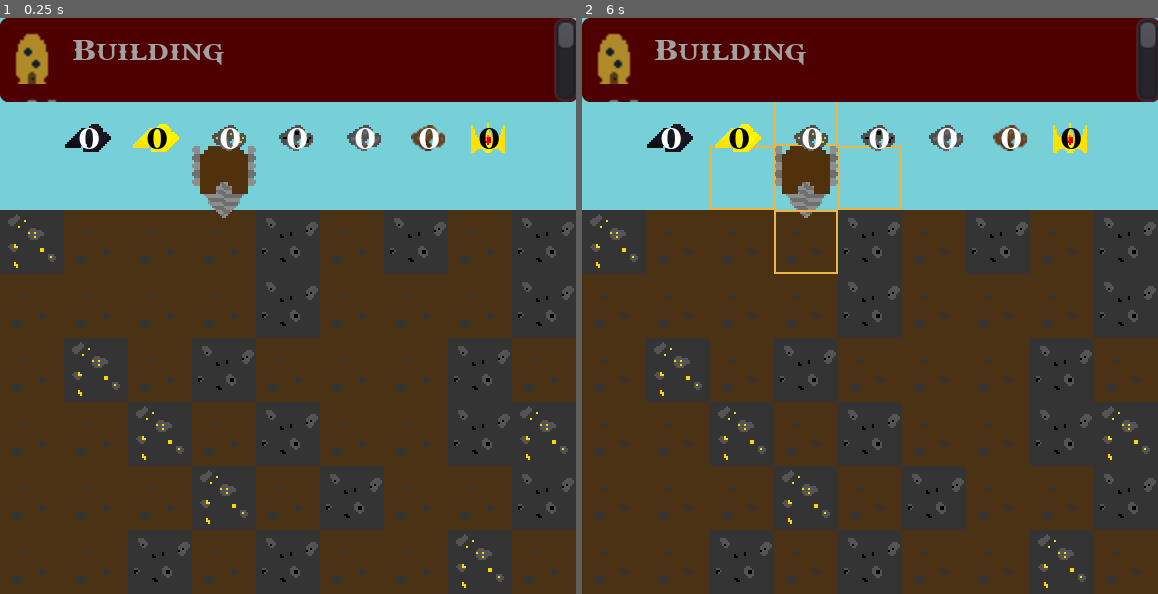
Above: before the commit, frames 1-2 (left to right).
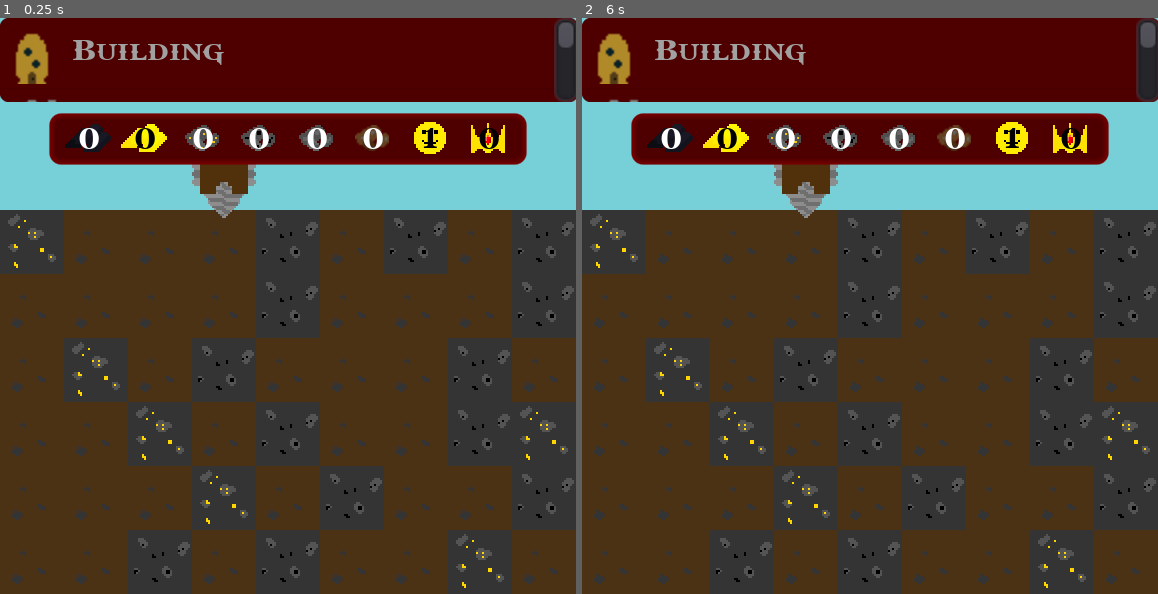
Above: after the commit, the same moments.

Repository: the-alex-g/LD48
Game: Godot game, scene res://Main/Main.tscn
Two runs of this game, one before a commit and one after it. Both use one fixed random seed, a clock stepped at 60 frames per second and the inputs below.
Inputs (mouse positions are in pixels of both pictures, inside the frame that each line leads up to):
- Up to frame 1 (0.25 s): no input
- Up to frame 2 (6 s): tap Enter at 0.5, 2, 3.5 s; move the mouse to (996, 277) at 0.52 s; click (996, 277) at 0.67 s; tap Space at 1.25, 2.75, 4.25 s; move the mouse to (754, 334) at 1.27 s; click (754, 334) at 1.42 s; move the mouse to (927, 179) at 2.02 s; click (927, 179) at 2.17 s; move the mouse to (841, 421) at 2.77 s; click (841, 421) at 2.92 s; move the mouse to (1042, 392) at 3.52 s; click (1042, 392) at 3.67 s; move the mouse to (697, 219) at 4.27 s; click (697, 219) at 4.42 s; move the mouse to (898, 306) at 5.02 s; click (898, 306) at 5.17 s; move the mouse to (783, 162) at 5.77 s; click (783, 162) at 5.92 s

The runs differ from the first frame. In frame 1, 6.9% of the frame differs, in the area x 8-92%, y 16-26%; in frame 2, 7.2%, in the area x 8-92%, y 14-45%.

Commit message:
Add better building destruction algorithims

Diff:
--- a/project/CreatableItems/itemList.tscn
+++ b/project/CreatableItems/itemList.tscn
@@ -8,6 +8,9 @@
 [ext_resource path="res://Art/City/City.png" type="Texture" id=6]
 [ext_resource path="res://Font.tres" type="DynamicFont" id=7]
 [ext_resource path="res://Art/Farm.png" type="Texture" id=8]
+
+[sub_resource type="StyleBoxFlat" id=5]
+bg_color = Color( 0.305882, 0, 0, 1 )
 
 [sub_resource type="StyleBoxFlat" id=1]
 bg_color = Color( 0.670588, 0, 0, 1 )
@@ -41,6 +44,7 @@
 anchor_right = 1.0
 margin_right = -150.0
 margin_bottom = 42.0
+custom_styles/cursor = SubResource( 5 )
 custom_styles/selected_focus = SubResource( 1 )
 custom_styles/bg_focus = SubResource( 2 )
 custom_styles/selected = SubResource( 3 )
--- a/project/Main/ResourceDisplay.gd
+++ b/project/Main/ResourceDisplay.gd
@@ -19,6 +19,7 @@
 onready var _stone_label := $Stone/StoneLabel
 onready var _dirt_label := $Dirt/DirtLabel
 onready var _crown_label := $Crowns/CrownLabel
+onready var _pop_label := $Pop/Poplabel
 
 
 func _process(_delta:float)->void:
@@ -29,3 +30,4 @@
 	_gold_ore_label.text = str(ResourceManager.gold_ore)
 	_stone_label.text = str(ResourceManager.stone)
 	_crown_label.text = str(ResourceManager.base_crowns)
+	_pop_label.text = str(ResourceManager.modifier)
--- a/project/Main/ResourceDisplay.tscn
+++ b/project/Main/ResourceDisplay.tscn
@@ -9,13 +9,40 @@
 [ext_resource path="res://Art/Icons/Stone.png" type="Texture" id=7]
 [ext_resource path="res://Art/Icons/Dirt.png" type="Texture" id=8]
 [ext_resource path="res://Art/Icons/Crown.png" type="Texture" id=9]
+[ext_resource path="res://Art/Icons/Pop.Tire.png" type="Texture" id=10]
+
+[sub_resource type="StyleBoxFlat" id=1]
+bg_color = Color( 0.305882, 0, 0, 1 )
+border_width_left = 3
+border_width_top = 3
+border_width_right = 3
+border_width_bottom = 3
+border_color = Color( 0.46, 0, 0, 1 )
+border_blend = true
+corner_radius_top_left = 5
+corner_radius_top_right = 5
+corner_radius_bottom_right = 5
+corner_radius_bottom_left = 5
 
 [node name="ResourceDisplay" type="Node2D"]
 script = ExtResource( 1 )
+
+[node name="Panel" type="Panel" parent="."]
+margin_left = 25.0
+margin_top = 48.0
+margin_right = 263.0
+margin_bottom = 73.0
+custom_styles/panel = SubResource( 1 )
+__meta__ = {
+"_edit_use_anchors_": false
+}
 
 [node name="IronIngots" type="Sprite" parent="."]
 position = Vector2( 44, 60 )
 texture = ExtResource( 3 )
+__meta__ = {
+"_edit_lock_": true
+}
 
 [node name="IronLabel" type="Label" parent="IronIngots"]
 margin_left = -5.0
@@ -32,8 +59,11 @@
 }
 
 [node name="GoldIngots" type="Sprite" parent="."]
-position = Vector2( 77.7999, 60 )
+position = Vector2( 72, 60 )
 texture = ExtResource( 4 )
+__meta__ = {
+"_edit_lock_": true
+}
 
 [node name="GoldLabel" type="Label" parent="GoldIngots"]
 margin_left = -5.0
@@ -51,8 +81,11 @@
 }
 
 [node name="GoldOre" type="Sprite" parent="."]
-position = Vector2( 114.6, 60 )
+position = Vector2( 101, 60 )
 texture = ExtResource( 5 )
+__meta__ = {
+"_edit_lock_": true
+}
 
 [node name="GoldOreLabel" type="Label" parent="GoldOre"]
 margin_left = -5.0
@@ -69,8 +102,11 @@
 }
 
 [node name="IronOre" type="Sprite" parent="."]
-position = Vector2( 148.102, 60 )
+position = Vector2( 129, 60 )
 texture = ExtResource( 6 )
+__meta__ = {
+"_edit_lock_": true
+}
 
 [node name="IronOreLabel" type="Label" parent="IronOre"]
 margin_left = -5.0
@@ -87,8 +123,11 @@
 }
 
 [node name="Stone" type="Sprite" parent="."]
-position = Vector2( 181.922, 60 )
+position = Vector2( 158, 60 )
 texture = ExtResource( 7 )
+__meta__ = {
+"_edit_lock_": true
+}
 
 [node name="StoneLabel" type="Label" parent="Stone"]
 margin_left = -5.0
@@ -105,8 +144,11 @@
 }
 
 [node name="Dirt" type="Sprite" parent="."]
-position = Vector2( 214.032, 60 )
+position = Vector2( 186, 60 )
 texture = ExtResource( 8 )
+__meta__ = {
+"_edit_lock_": true
+}
 
 [node name="DirtLabel" type="Label" parent="Dirt"]
 margin_left = -5.0
@@ -115,6 +157,28 @@
 margin_bottom = 9.0
 grow_horizontal = 2
 custom_fonts/font = ExtResource( 2 )
+text = "0"
+align = 1
+__meta__ = {
+"_edit_group_": true,
+"_edit_use_anchors_": false
+}
+
+[node name="Pop" type="Sprite" parent="."]
+position = Vector2( 215, 60 )
+texture = ExtResource( 10 )
+__meta__ = {
+"_edit_lock_": true
+}
+
+[node name="Poplabel" type="Label" parent="Pop"]
+margin_left = -5.0
+margin_top = -8.0
+margin_right = 6.0
+margin_bottom = 9.0
+grow_horizontal = 2
+custom_fonts/font = ExtResource( 2 )
+custom_colors/font_color = Color( 0, 0, 0, 1 )
 text = "0"
 align = 1
 __meta__ = {
@@ -125,6 +189,9 @@
 [node name="Crowns" type="Sprite" parent="."]
 position = Vector2( 244, 60 )
 texture = ExtResource( 9 )
+__meta__ = {
+"_edit_lock_": true
+}
 
 [node name="CrownLabel" type="Label" parent="Crowns"]
 margin_left = -5.0
--- a/project/Main/TileMap.gd
+++ b/project/Main/TileMap.gd
@@ -50,6 +50,10 @@
 const TILES_WORTH_CROWNS := {4:1, 5:2, 6:2, 3:1, 11:-1, 12:-1, 13:-1, 14:-1, 15:6, 16:6,}
 const GOLD_SMELTERS := [11, 12]
 const IRON_SMELTERS := [13, 14]
+const FARMS := [17, 18]
+const BUILDINGS := [3, 4]
+const CITY := [16, 15]
+const CELLS_ABOVE_TO_CHECK := [Vector2.UP, Vector2.LEFT+Vector2.UP]
 # 0: dirt tile 1: empty underground tile 2: breaking dirt tile
 # exported variables
 
@@ -107,13 +111,33 @@
 	# blank out the cell
 	set_cellv(tile_position, EMPTY_UNDERGROUND_TILE)
 	# check if the cell above is a droppable item
-	var cell_above := tile_position+Vector2.UP
-	if UNDERGROUND_DEPENDENT_TILES.has(get_cellv(cell_above)):
-		set_cellv(cell_above, EMPTY_UNDERGROUND_TILE)
-	elif ABOVEGROUND_DEPENDENT_TILES.has(get_cellv(cell_above)):
-		set_cellv(cell_above, -1)
-	if TILES_WORTH_CROWNS.has(get_cellv(cell_above)):
-		ResourceManager.crowns -= TILES_WORTH_CROWNS[get_cellv(cell_above)]
+	for cell in CELLS_ABOVE_TO_CHECK:
+		var new_cell:Vector2 = tile_position+cell
+		var tile := get_cellv(new_cell)
+		if (GOLD_SMELTERS.has(tile) or IRON_SMELTERS.has(tile)) or cell == Vector2.UP:
+			if UNDERGROUND_DEPENDENT_TILES.has(tile):
+				set_cellv(new_cell, EMPTY_UNDERGROUND_TILE)
+			elif ABOVEGROUND_DEPENDENT_TILES.has(tile):
+				set_cellv(new_cell, -1)
+			if TILES_WORTH_CROWNS.has(tile):
+				ResourceManager.crowns -= TILES_WORTH_CROWNS[tile]
+			if FARMS.has(tile):
+				ResourceManager.food -= 1
+				ResourceManager.population += 1
+			if BUILDINGS.has(tile):
+				ResourceManager.population -= 1
+	var tile := get_cellv(tile_position+Vector2(0,-2))
+	if CITY.has(tile):
+		if UNDERGROUND_DEPENDENT_TILES.has(tile):
+			set_cellv(tile_position+Vector2(0,-2), EMPTY_UNDERGROUND_TILE)
+		elif ABOVEGROUND_DEPENDENT_TILES.has(tile):
+			set_cellv(tile_position+Vector2(0,-2), -1)
+	tile = get_cellv(tile_position+Vector2(-1,-2))
+	if CITY.has(tile):
+		if UNDERGROUND_DEPENDENT_TILES.has(tile):
+			set_cellv(tile_position+Vector2(-1,-2), EMPTY_UNDERGROUND_TILE)
+		elif ABOVEGROUND_DEPENDENT_TILES.has(tile):
+			set_cellv(tile_position+Vector2(-1,-2), -1)
 	# emit the signal
 	emit_signal("tile_destroyed")
 
@@ -136,8 +160,15 @@
 		var tile := get_cellv(point_on_map)
 		if tile != -1 and tile != EMPTY_UNDERGROUND_TILE:
 			return false
-		if get_cellv(point_on_map+Vector2(0,1)) == EMPTY_UNDERGROUND_TILE:
-			if not points.has(point+Vector2(0,32)):
+		if get_cellv(point_on_map+Vector2(0,1)) == EMPTY_UNDERGROUND_TILE and not points.has(point+Vector2(0,32)):
+			return false
+		elif points.has(Vector2(0, 32)):
+			if get_cellv(point_on_map+Vector2(0,2)) == EMPTY_UNDERGROUND_TILE:
+				return false
+			if get_cellv(point_on_map+Vector2(1,2)) == EMPTY_UNDERGROUND_TILE:
+				return false
+		elif points.has(Vector2(32,0)):
+			if get_cellv(point_on_map+Vector2(1,1)) == EMPTY_UNDERGROUND_TILE:
 				return false
 	return true
 
@@ -152,8 +183,6 @@
 	set_cellv(tile_location, tile)
 	if TILES_WORTH_CROWNS.has(tile):
 		ResourceManager.crowns += TILES_WORTH_CROWNS[tile]
-		print(TILES_WORTH_CROWNS[tile])
-		print(tile)
 	var resources_needed:Dictionary = ResourceManager.RESOURCES_TO_BUILD[item_name]
 	for resource in resources_needed:
 		ResourceManager.set(resource, ResourceManager.get(resource)-resources_needed[resource])
--- a/project/ResourceManager.gd
+++ b/project/ResourceManager.gd
@@ -27,10 +27,12 @@
 var base_crowns := 0
 var crowns := 0
 var population := 1
+var modifier := 0
 var food := 0
 
 # onready variables
 
 
 func _process(_delta:float)->void:
-	base_crowns = (crowns/max(population,1))*max(food,1)
+	modifier = max(max(population,1)/max(food,1), 1)
+	base_crowns = crowns/modifier
Binary file added: project/Art/Icons/Pop.Tire.png
Not shown, added: project/Art/Icons/Pop.Tire.png.import
Not shown: 1 places in project/CreatableItems/itemList.tscn that only renumber resources
Not shown: 1 places in project/Main/ResourceDisplay.tscn that only renumber resources
Not shown, added: piskel_files/Pop.Tire.piskel
